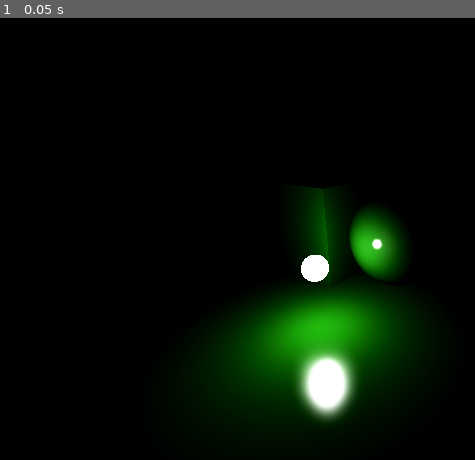
Above: before the commit, frame 1.
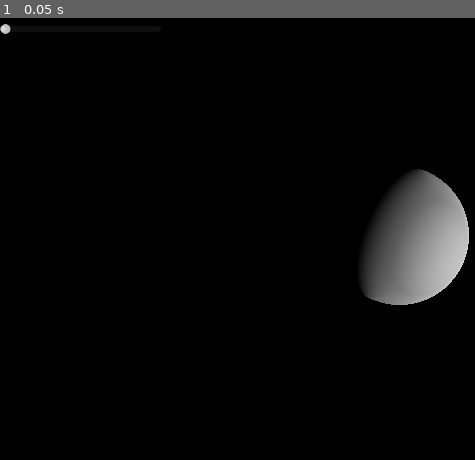
Above: after the commit, the same moment.

Repository: nonyx777/Real-Time-Rendering-Implementations-from-Book
Game: Godot game, scene res://Scenes/oren_nayar_brdf.tscn
The game is run twice, just before and just after one commit, with the same random seed, the same clock (stepped at 60 frames per second) and the same inputs. Before the commit the project starts from res://Scenes/master.tscn.
Inputs:
- Up to frame 1 (0.05 s): no input

The runs differ from the first frame. In frame 1, 18% of the frame differs, in the area x 0-99%, y 1-93%.

Commit message:
Oren-Nayar BRDF implemented

Diff:
--- /dev/null
+++ b/OrenNayarBRDF/h_slider.gd
@@ -0,0 +1,8 @@
+extends HSlider
+@onready var oren_nayar = $"../Planet"
+
+func _ready() -> void:
+	pass
+
+func _on_value_changed(value: float) -> void:
+	oren_nayar.roughness_squared = value;
--- /dev/null
+++ b/OrenNayarBRDF/oren_nayar_brdf.gd
@@ -0,0 +1,30 @@
+extends MeshInstance3D
+
+var material: Material
+@onready var directional_light: DirectionalLight3D = $"../DirectionalLight3D"
+@export var diffuse_color: Color = Color.WHITE
+@export var roughness_squared: float = 0;
+var A: float
+var B: float
+@onready var hslider: HSlider = $"../HSlider"
+
+func _ready() -> void:
+	material = get_active_material(0)
+	A = 1.0 - (0.5 * roughness_squared) / (roughness_squared + 0.33)
+	B = (0.45 * roughness_squared) / (roughness_squared + 0.09)
+
+	material.set_shader_parameter("light_direction", directional_light.global_transform.basis.z)
+	material.set_shader_parameter("diffuse_color", Vector3(diffuse_color.r, diffuse_color.g, diffuse_color.b))
+	material.set_shader_parameter("A", A)
+	material.set_shader_parameter("B", B)
+
+	print("Light Direction: ", directional_light.global_transform.basis.z)
+	print("Color: ", Vector3(diffuse_color.r, diffuse_color.g, diffuse_color.b))
+
+func _process(delta: float) -> void:
+	A = 1.0 - (0.5 * roughness_squared) / (roughness_squared + 0.33)
+	B = (0.45 * roughness_squared) / (roughness_squared + 0.09)
+	material.set_shader_parameter("light_direction", directional_light.global_transform.basis.z)
+	material.set_shader_parameter("diffuse_color", Vector3(diffuse_color.r, diffuse_color.g, diffuse_color.b))
+	material.set_shader_parameter("A", A)
+	material.set_shader_parameter("B", B)
--- /dev/null
+++ b/OrenNayarBRDF/oren_nayar_brdf.gdshader
@@ -0,0 +1,38 @@
+shader_type spatial;
+render_mode unshaded;
+
+uniform vec3 light_direction;
+uniform vec3 diffuse_color;
+uniform float A;
+uniform float B;
+
+varying vec3 vertex_world_pos;
+varying vec3 vertex_world_norm;
+
+const vec3 ambient_light = vec3(0.006);
+
+void vertex() {
+	vertex_world_pos = (MODEL_MATRIX * vec4(VERTEX, 1.0)).xyz;
+	vertex_world_norm = normalize(MODEL_NORMAL_MATRIX * NORMAL);
+}
+
+void fragment() {
+	vec3 vertex_to_eye = normalize(CAMERA_POSITION_WORLD - vertex_world_pos);
+	float vdotn = dot(vertex_to_eye, vertex_world_norm);
+	float ldotn = dot(normalize(light_direction), vertex_world_norm);
+	float irradiance = max(0.0f, ldotn);
+
+	float angle_view_normal = acos(vdotn);
+	float angle_light_normal = acos(ldotn);
+
+	float angle_difference = max(0.0f,
+		dot(normalize(vertex_to_eye - vertex_world_norm * vdotn),
+			normalize(light_direction - vertex_world_norm * ldotn))
+	);
+
+	float alpha = max(angle_view_normal, angle_light_normal);
+	float beta = min(angle_view_normal, angle_light_normal);
+
+	vec3 final_color = diffuse_color * (A + B * angle_difference * sin(alpha) * tan(beta)) * irradiance;
+	ALBEDO = final_color + ambient_light;
+}
--- /dev/null
+++ b/Scenes/oren_nayar_brdf.tscn
@@ -0,0 +1,59 @@
+[gd_scene load_steps=10 format=3 uid="uid://dbal5lrhaswx4"]
+
+[ext_resource type="Shader" uid="uid://qqd2h85bmh6s" path="res://OrenNayarBRDF/oren_nayar_brdf.gdshader" id="1_p88sh"]
+[ext_resource type="Script" uid="uid://by31oqgg65h7r" path="res://OrenNayarBRDF/oren_nayar_brdf.gd" id="1_ppn6n"]
+[ext_resource type="Script" uid="uid://4oprjaj1g2gu" path="res://OrenNayarBRDF/h_slider.gd" id="3_t55kc"]
+
+[sub_resource type="GDScript" id="GDScript_p88sh"]
+script/source = "extends Node3D
+"
+
+[sub_resource type="ProceduralSkyMaterial" id="ProceduralSkyMaterial_p88sh"]
+sky_horizon_color = Color(0.662243, 0.671743, 0.686743, 1)
+ground_horizon_color = Color(0.662243, 0.671743, 0.686743, 1)
+
+[sub_resource type="Sky" id="Sky_t55kc"]
+sky_material = SubResource("ProceduralSkyMaterial_p88sh")
+
+[sub_resource type="Environment" id="Environment_rjd15"]
+background_mode = 1
+sky = SubResource("Sky_t55kc")
+tonemap_mode = 2
+glow_enabled = true
+
+[sub_resource type="ShaderMaterial" id="ShaderMaterial_t55kc"]
+render_priority = 0
+shader = ExtResource("1_p88sh")
+shader_parameter/light_direction = Vector3(0.923243, -0.225053, -0.311406)
+shader_parameter/diffuse_color = Vector3(1, 1, 1)
+shader_parameter/A = 0.62406
+shader_parameter/B = 0.412844
+
+[sub_resource type="SphereMesh" id="SphereMesh_h38rb"]
+material = SubResource("ShaderMaterial_t55kc")
+
+[node name="oren_nayar_brdf" type="Node3D"]
+script = SubResource("GDScript_p88sh")
+
+[node name="WorldEnvironment" type="WorldEnvironment" parent="."]
+environment = SubResource("Environment_rjd15")
+
+[node name="DirectionalLight3D" type="DirectionalLight3D" parent="."]
+transform = Transform3D(0.319605, -0.213249, 0.923243, -2.79357e-08, -0.974346, -0.225053, 0.947551, 0.0719282, -0.311406, 0, 0, 0)
+
+[node name="Planet" type="MeshInstance3D" parent="."]
+mesh = SubResource("SphereMesh_h38rb")
+script = ExtResource("1_ppn6n")
+roughness_squared = 1.0
+
+[node name="Camera3D" type="Camera3D" parent="."]
+transform = Transform3D(0.630703, -0.199514, 0.749939, 0, 0.966386, 0.257097, -0.776024, -0.162152, 0.609502, 1.62068, 0.555607, 1.31718)
+
+[node name="HSlider" type="HSlider" parent="."]
+offset_right = 232.0
+offset_bottom = 53.0
+max_value = 10.0
+step = 0.01
+script = ExtResource("3_t55kc")
+
+[connection signal="value_changed" from="HSlider" to="HSlider" method="_on_value_changed"]
--- a/project.godot
+++ b/project.godot
@@ -11,6 +11,6 @@
 [application]
 
 config/name="RealTimeRendering"
-run/main_scene="res://Scenes/master.tscn"
+run/main_scene="uid://dbal5lrhaswx4"
 config/features=PackedStringArray("4.4", "Forward Plus")
 config/icon="res://icon.svg"
Not shown, added: OrenNayarBRDF/h_slider.gd.uid
Not shown, added: OrenNayarBRDF/oren_nayar_brdf.gd.uid
Not shown, added: OrenNayarBRDF/oren_nayar_brdf.gdshader.uid
